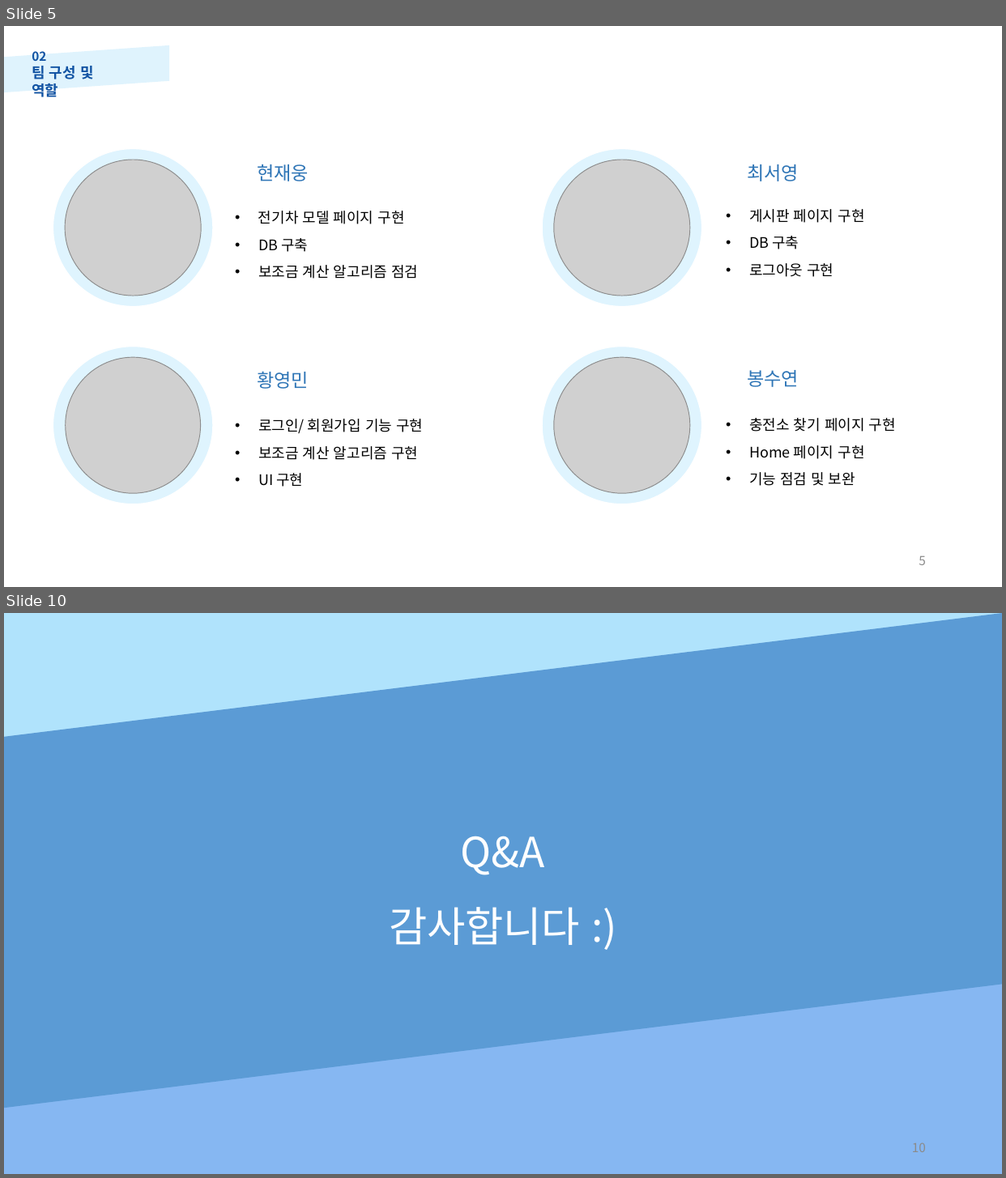
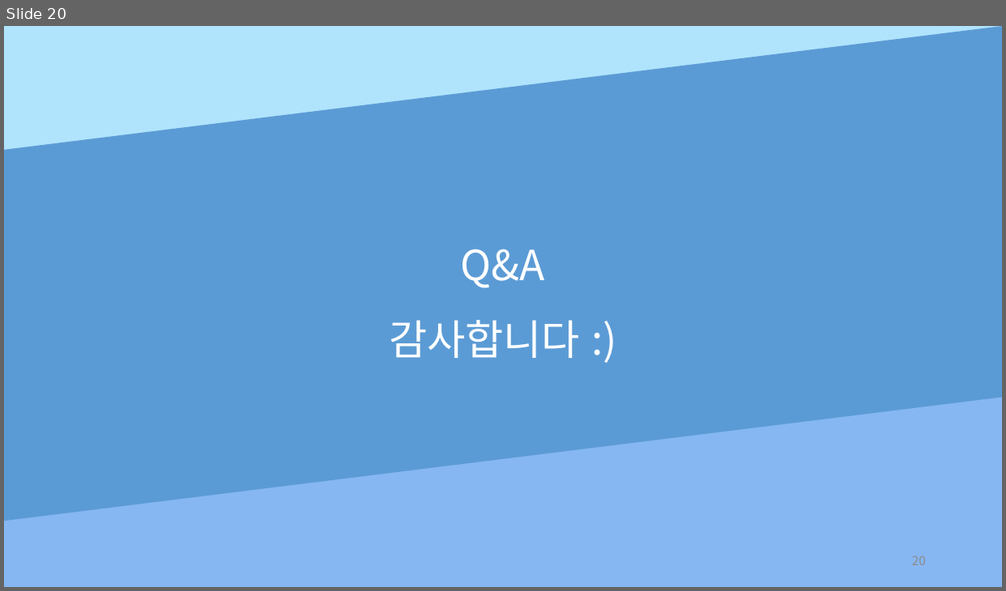
Before and after one commit to Hyun-JaeUng/wordchain, a slide deck: 포르폴리오_데이터영재.pptx. Shown one above the other, each under a label of ours: slides 5 and 10 before the commit, slide 20 after it; the slides between them are not shown. The pictures are 1006x1178 and 1006x591 pixels, drawn with LibreOffice and Linux fonts; fonts in the diff are those of the drawing; grey boxes stand for pictures. Boxes give left, top, right and bottom in pixels: in the first picture for what was removed or moved away, otherwise in the second. Text is boxed around its words. In the diff, an @@ line names an element or a change of style, - is before the commit and + after.

```diff
--- a/포르폴리오_데이터영재.pptx
+++ b/포르폴리오_데이터영재.pptx
@@ slide 5 removed at (x1=4, y1=26, x2=1002, y2=587), background #FFFFFF @@
@@ parallelogram removed at (x1=4, y1=45, x2=169, y2=93) @@
@@ text removed at (x1=32, y1=51, x2=94, y2=97) @@
-02
-팀 구성 및 역할
@@ group removed at (x1=53, y1=149, x2=896, y2=505): 8 texts, 4 ellipses, 4 pictures @@
-현재웅
-• 전기차 모델 페이지 구현
-• DB 구축
-• 보조금 계산 알고리즘 점검
-황영민
-• 로그인/ 회원가입 기능 구현
-• 보조금 계산 알고리즘 구현
-• UI 구현
-최서영
-• 게시판 페이지 구현
-• DB 구축
-• 로그아웃 구현
-봉수연
-• 충전소 찾기 페이지 구현
-• Home 페이지 구현
-• 기능 점검 및 보완
@@ page number removed at (x1=918, y1=557, x2=926, y2=565) @@
-5
@@ what was slide 10 is now slide 20 @@
@@ page number at (x1=912, y1=556, x2=926, y2=565): text changed @@
-10
+20
```
Also in this commit, not shown: 3 slides changed, 16 slides added, 5 other slides removed, 7 other files.
